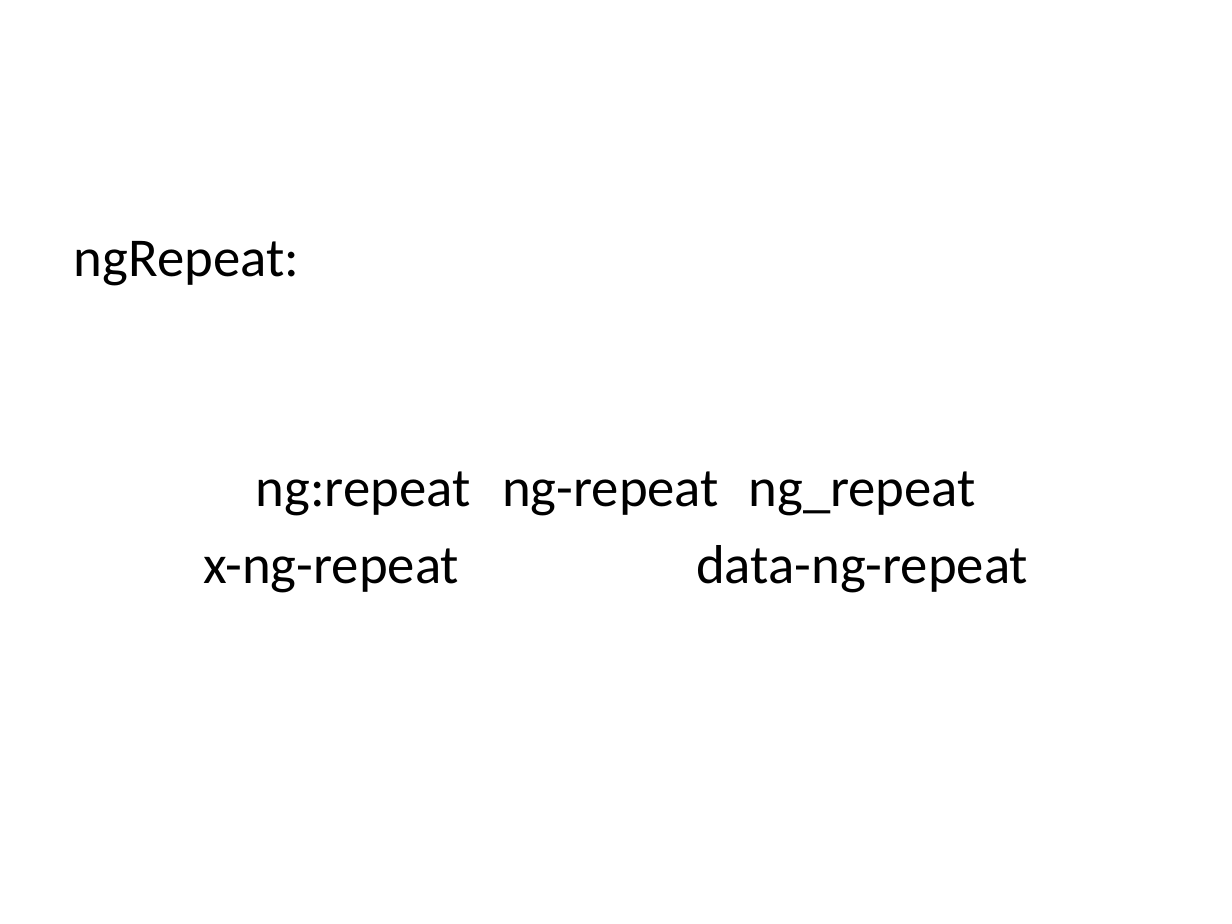
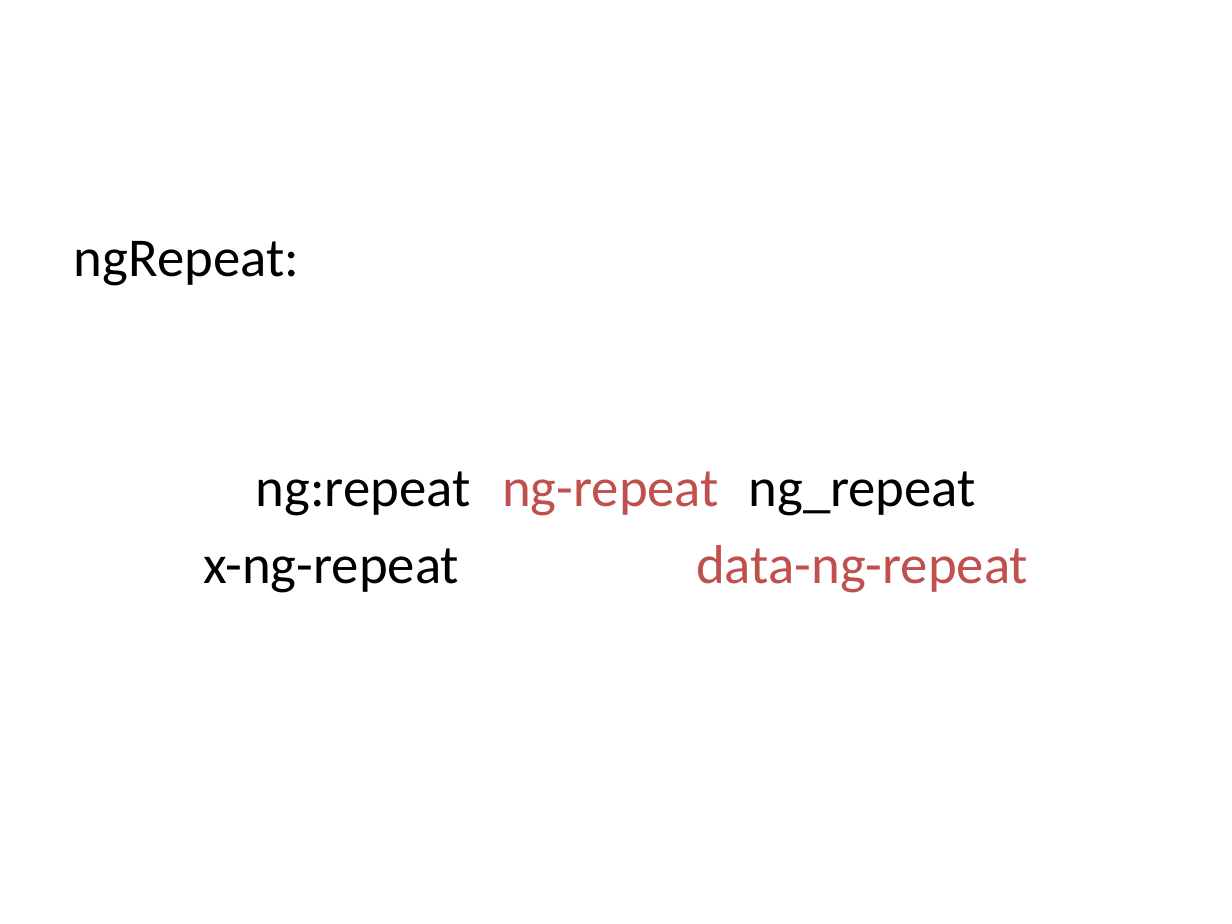
Before and after one commit to lhkingkong/angularjs-taller, a slide deck: slide 27 of material/AngularJS Taller.pptx. Drawn at 1232x924 pixels with LibreOffice and Linux fonts; fonts in the diff are those of the drawing. Boxes give left, top, right and bottom in pixels: in the first picture for what was removed or moved away, otherwise in the second. Text is boxed around its words. In the diff, an @@ line names an element or a change of style, - is before the commit and + after.

```diff
--- a/material/AngularJS Taller.pptx
+++ b/material/AngularJS Taller.pptx
@@ text at [203,471,1028,593]: text colour #000000 to #C0504D in "ng-repeat", "data-ng-repeat" @@
```
Also in this commit, not shown: 5 other slides changed, 30 other files.
